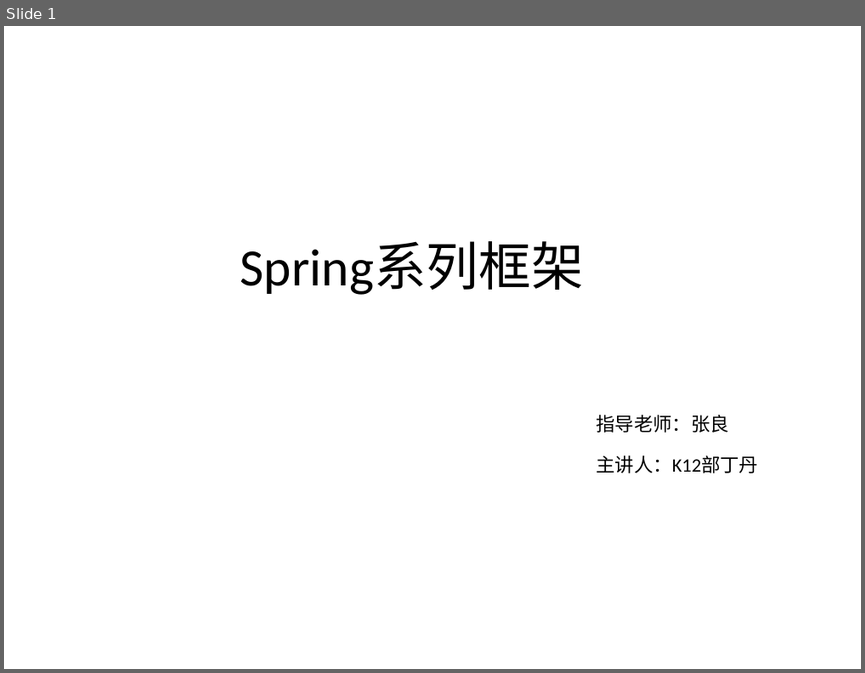
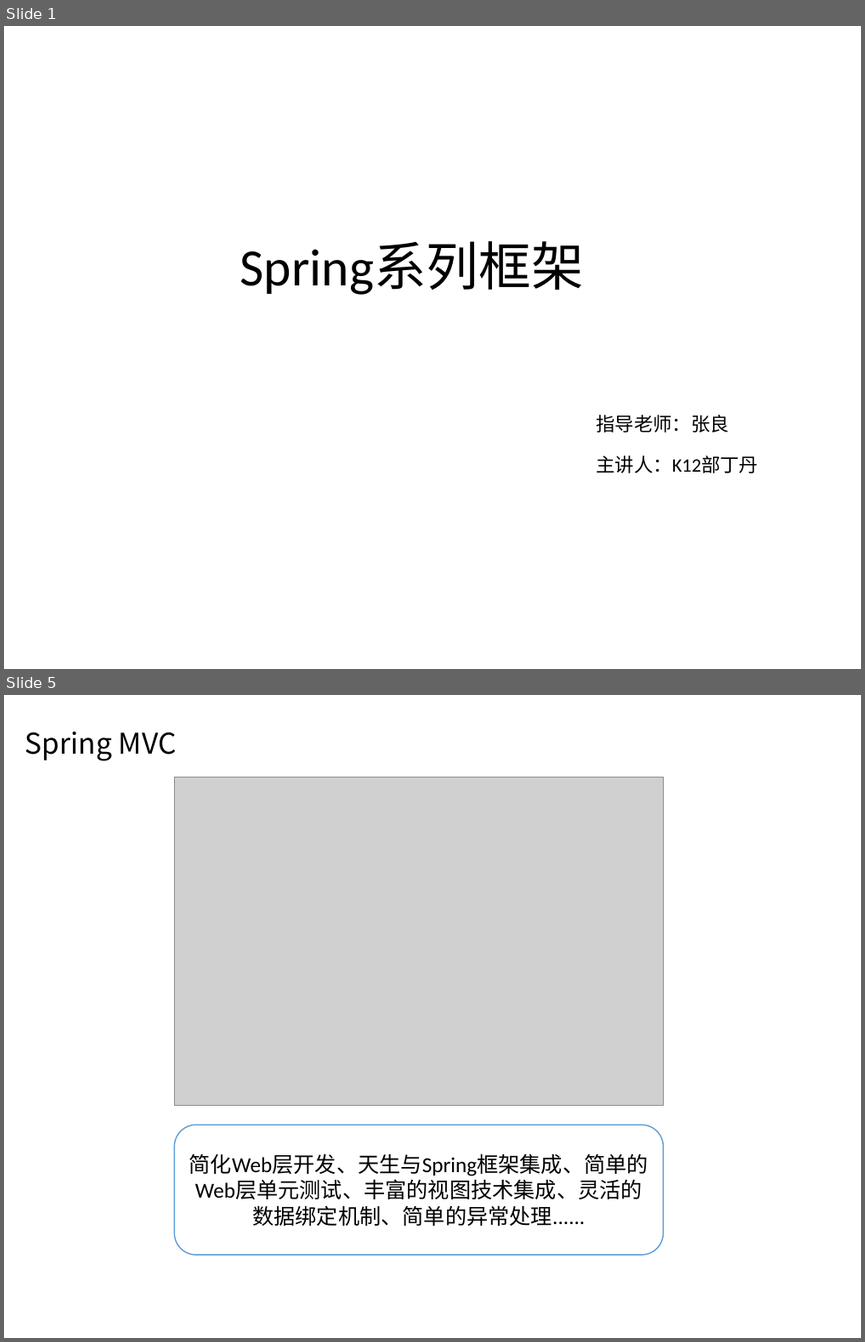
Before and after one commit to Sara-D/Spring, a slide deck: Spring.pptx. Shown one above the other, each under a label of ours: slide 1 before the commit, slides 1 and 5 after it; the slides between them are not shown. The pictures are 865x673 and 865x1342 pixels, drawn with LibreOffice and Linux fonts; fonts in the diff are those of the drawing; grey boxes stand for pictures; background and template pictures are left out. Boxes give left, top, right and bottom in pixels: in the first picture for what was removed or moved away, otherwise in the second. Text is boxed around its words. In the diff, an @@ line names an element or a change of style, - is before the commit and + after.

```diff
--- a/Spring.pptx
+++ b/Spring.pptx
@@ slide 5 added at bbox=[4, 695, 861, 1338], background picture (left out) @@
@@ text added at bbox=[25, 732, 177, 761], 24 pt, text #000000 @@
+Spring MVC
@@ picture added at bbox=[175, 777, 663, 1106] @@
@@ rounded rectangle added at bbox=[175, 1124, 663, 1254], fill #FFFFFF, outline #5B9BD5 1 pt, 18 pt, text #000000 @@
+简化Web层开发、天生与Spring框架集成、简单的Web层单元测试、丰富的视图技术集成、灵活的数据绑定机制、简单的异常处理......
```
Also in this commit, not shown: 5 slides changed, 4 other slides added, 3 slides removed.
